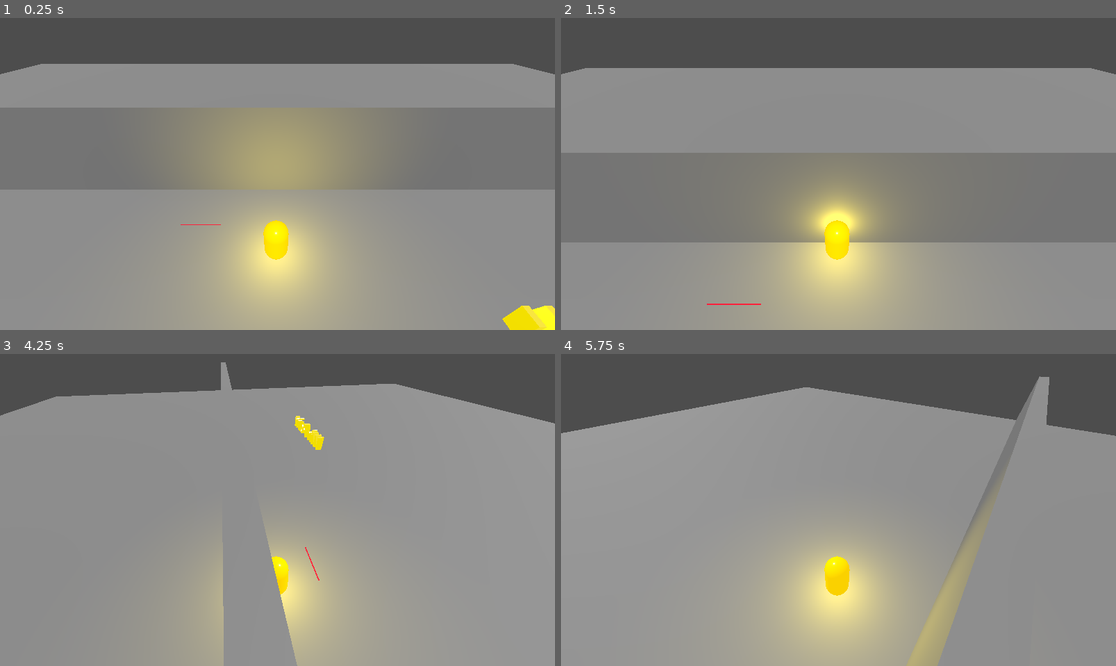
Above: before the commit, frames 1-4 (two rows, left to right).
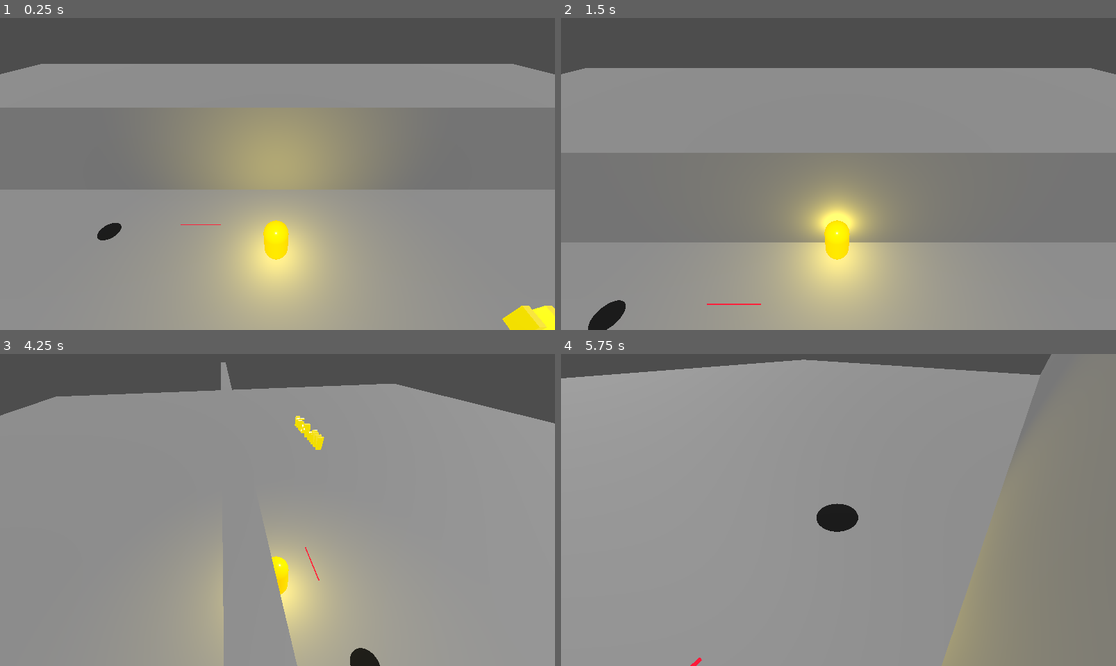
Above: after the commit, the same moments.

Repository: AmirHA-dotcom/BugsBuzzy
Game: Godot game, scene res://Scense/node_3d.tscn
The game is run twice, just before and just after one commit, with the same random seed, the same clock (stepped at 60 frames per second) and the same inputs.
Inputs:
- Up to frame 1 (0.25 s): no input
- Up to frame 2 (1.5 s): tap Enter (ui_accept) at 0.5, 0.77 s; hold W (ui_up) from 0.53 s (still down)
- Up to frame 3 (4.25 s): tap Enter (ui_accept) at 1.52, 3.02, 3.77 s; release W (ui_up) at 2.03 s; hold Q (rotate_left) 2.03-3.53 s; hold S (ui_down) from 3.53 s (still down)
- Up to frame 4 (5.75 s): release S (ui_down) at 4.28 s; hold E (rotate_right) 4.28-5.03 s; tap Enter (ui_accept) at 4.52 s; hold W (ui_up) from 5.03 s (still down)

The runs differ from the first frame. In frame 1, 0.2% of the frame differs, in the area x 17-22%, y 65-72%; in frame 2, 0.4%; in frame 3, 0.2%; in frame 4, 36%, in the area x 0-100%, y 0-100%.

Commit message:
falltrap

Diff:
--- /dev/null
+++ b/Map/FallTrap.tscn
@@ -0,0 +1,22 @@
+[gd_scene load_steps=5 format=3 uid="uid://ctaknjncpv3em"]
+
+[ext_resource type="Script" uid="uid://rtlf0snxorxd" path="res://Map/fall_trap.gd" id="1_kei0c"]
+
+[sub_resource type="CylinderShape3D" id="CylinderShape3D_b5oo4"]
+
+[sub_resource type="CylinderMesh" id="CylinderMesh_sv2k7"]
+
+[sub_resource type="StandardMaterial3D" id="StandardMaterial3D_3xuns"]
+albedo_color = Color(0, 0, 0, 1)
+
+[node name="FallTrap" type="Area3D"]
+script = ExtResource("1_kei0c")
+
+[node name="CollisionShape3D" type="CollisionShape3D" parent="."]
+transform = Transform3D(1, 0, 0, 0, 0.027163314, 0, 0, 0, 1, 0, 0.020245567, 0)
+shape = SubResource("CylinderShape3D_b5oo4")
+
+[node name="MeshInstance3D" type="MeshInstance3D" parent="."]
+transform = Transform3D(1, 0, 0, 0, 0.0005673766, 0, 0, 0, 1, 0, 0, 0)
+mesh = SubResource("CylinderMesh_sv2k7")
+surface_material_override/0 = SubResource("StandardMaterial3D_3xuns")
--- /dev/null
+++ b/Map/fall_trap.gd
@@ -0,0 +1,13 @@
+extends Area3D
+
+# When the player enters the trap area
+func _ready():
+	body_entered.connect(_on_body_entered)
+
+# This function is called when the player collides with the trap
+func _on_body_entered(body: Node) -> void:
+	if body is CharacterBody3D:
+		# For example, the player falls down when entering the trap
+		print("Player fell into the hole!")
+		# You can apply a force or simply move the player to simulate falling
+		body.global_position.y -= 5  # Makes the player fall down (adjust the value)
--- a/Scense/node_3d.tscn
+++ b/Scense/node_3d.tscn
@@ -1,10 +1,11 @@
-[gd_scene load_steps=7 format=3 uid="uid://1xfvj1p7ev1x"]
+[gd_scene load_steps=8 format=3 uid="uid://1xfvj1p7ev1x"]
 
 [ext_resource type="PackedScene" uid="uid://chwnd3cftco3p" path="res://Map/floor.tscn" id="1_7m6t5"]
 [ext_resource type="PackedScene" uid="uid://d01ykwgu2i8xg" path="res://Player/player.tscn" id="2_7dr2q"]
 [ext_resource type="PackedScene" uid="uid://dd3yne4nsjp6u" path="res://Map/wall.tscn" id="3_wussv"]
 [ext_resource type="PackedScene" uid="uid://1euwhhrkb7il" path="res://Map/win_point.tscn" id="4_qomno"]
 [ext_resource type="PackedScene" uid="uid://cq3n4hchfl5v5" path="res://Map/trap.tscn" id="5_ycy7t"]
+[ext_resource type="PackedScene" uid="uid://ctaknjncpv3em" path="res://Map/FallTrap.tscn" id="6_akrxb"]
 
 [sub_resource type="Environment" id="Environment_7dr2q"]
 volumetric_fog_enabled = true
@@ -33,3 +34,6 @@
 
 [node name="Trap" parent="." instance=ExtResource("5_ycy7t")]
 transform = Transform3D(1, 0, 0, 0, 1, 0, 0, 0, 1, -3.8027365, 0.0059845448, -1.5025456)
+
+[node name="FallTrap" parent="." instance=ExtResource("6_akrxb")]
+transform = Transform3D(1, 0, 0, 0, 1, 0, 0, 0, 1, -8.136252, 0.016440094, -1.1265135)
Not shown, added: Map/fall_trap.gd.uid
